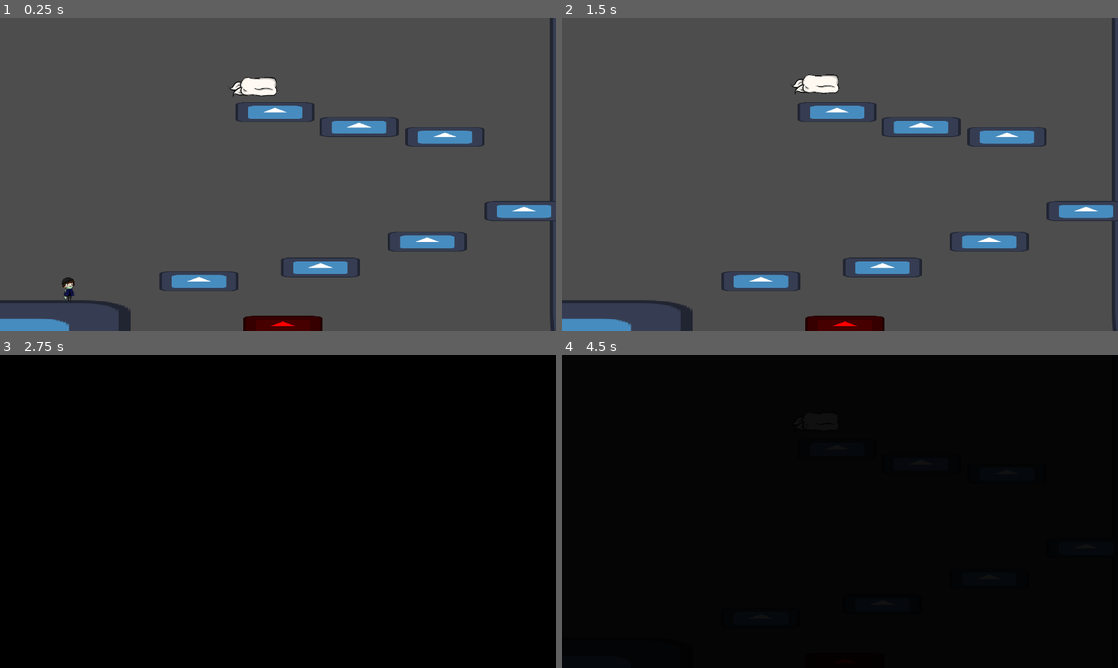
Above: before the commit, frames 1-4 (two rows, left to right).
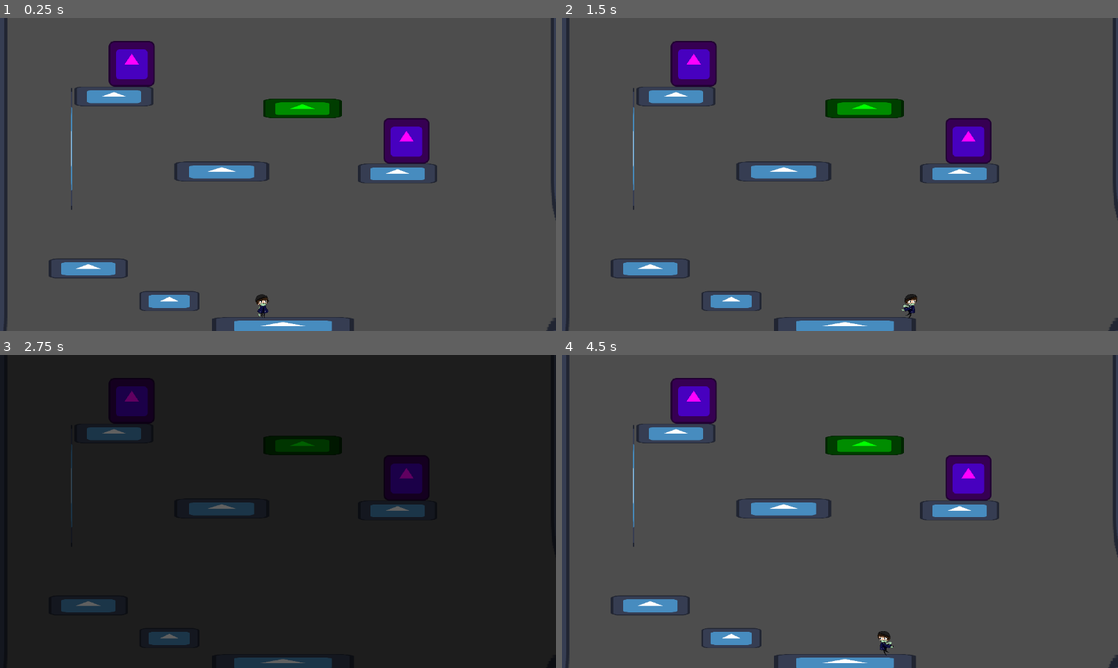
Above: after the commit, the same moments.

Repository: nandedeska/ggj-2026
Game: Godot game, scene res://scenes/LEVEL_TWO.tscn
Same seed, same stepped clock (60 frames per second), same inputs: the game is played once before the commit and once after it. Before the commit the project starts from res://scenes/LEVEL_ONE.tscn. The engine's default icon, where the game draws it, is replaced by a stand-in: a white triangle on a blue panel in a dark square.
Inputs:
- Up to frame 1 (0.25 s): no input
- Up to frame 2 (1.5 s): tap Enter (skip) at 0.5 s; hold F (mask) 0.53-1.28 s; hold D (move_right) from 0.53 s (still down); tap W (jump) at 0.77 s; tap F (mask) at 1.35 s
- Up to frame 3 (2.75 s): tap W (jump) at 1.52 s; release D (move_right) at 2.03 s; hold A (move_left) from 2.03 s (still down); hold F (mask) from 2.03 s (still down)
- Up to frame 4 (4.5 s): release A (move_left) at 2.78 s; release F (mask) at 2.78 s; hold D (move_right) 2.78-4.28 s; tap F (mask) at 2.85, 4.35 s; tap W (jump) at 3.02, 3.77 s; hold F (mask) 3.53-4.28 s; hold A (move_left) from 4.28 s (still down)

The runs differ from the first frame. In frame 1, 12% of the frame differs, in the area x 0-100%, y 0-100%; in frame 2, 12%; in frame 3, 98%; in frame 4, 100%.

Commit message:
level design fix

Diff:
--- a/project.godot
+++ b/project.godot
@@ -15,7 +15,7 @@
 [application]
 
 config/name="ggj2026"
-run/main_scene="uid://t6mkmfts5mkc"
+run/main_scene="uid://ddx7e3pqpqbpo"
 config/features=PackedStringArray("4.5", "Mobile")
 config/icon="res://graphics/icon.svg"
 
--- a/scenes/LEVEL_TWO.tscn
+++ b/scenes/LEVEL_TWO.tscn
@@ -81,11 +81,6 @@
 scale = Vector2(2.449508, 0.2021305)
 collision_layer = 3
 
-[node name="StaticBody2D13" parent="." instance=ExtResource("4_orvuk")]
-position = Vector2(-184, 98)
-scale = Vector2(0.7255801, 1.022438)
-collision_layer = 3
-
 [node name="killZone" parent="." instance=ExtResource("5_psf2f")]
 position = Vector2(-19, 177)
 scale = Vector2(0.99691594, 1.1519278)
@@ -110,3 +105,7 @@
 
 [node name="Ghost" parent="." instance=ExtResource("10_psf2f")]
 position = Vector2(-279, 258)
+speed = 75
+
+[node name="StaticBody2D6" parent="." instance=ExtResource("4_orvuk")]
+position = Vector2(-192, 95)
--- a/scenes/ghost.tscn
+++ b/scenes/ghost.tscn
@@ -106,7 +106,6 @@
 
 [node name="Ghost" type="CharacterBody2D" node_paths=PackedStringArray("sprite")]
 script = ExtResource("1_l5lq6")
-speed = null
 sprite = NodePath("AnimatedSprite2D")
 
 [node name="AnimatedSprite2D" type="AnimatedSprite2D" parent="."]
